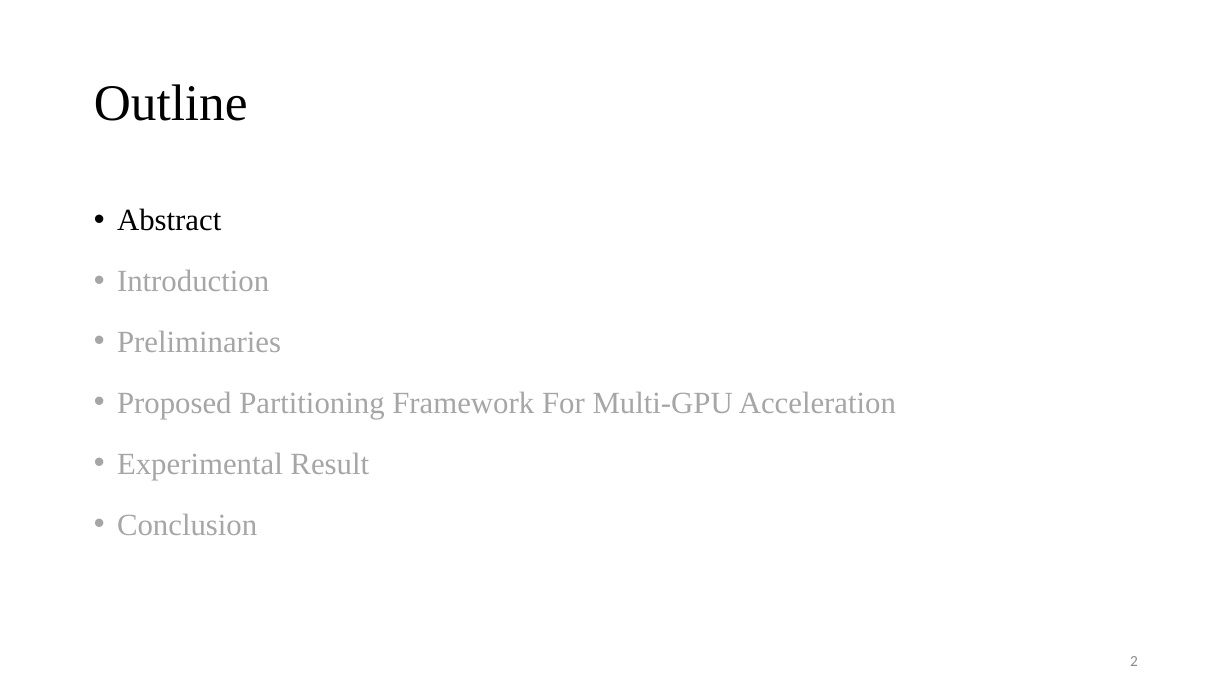
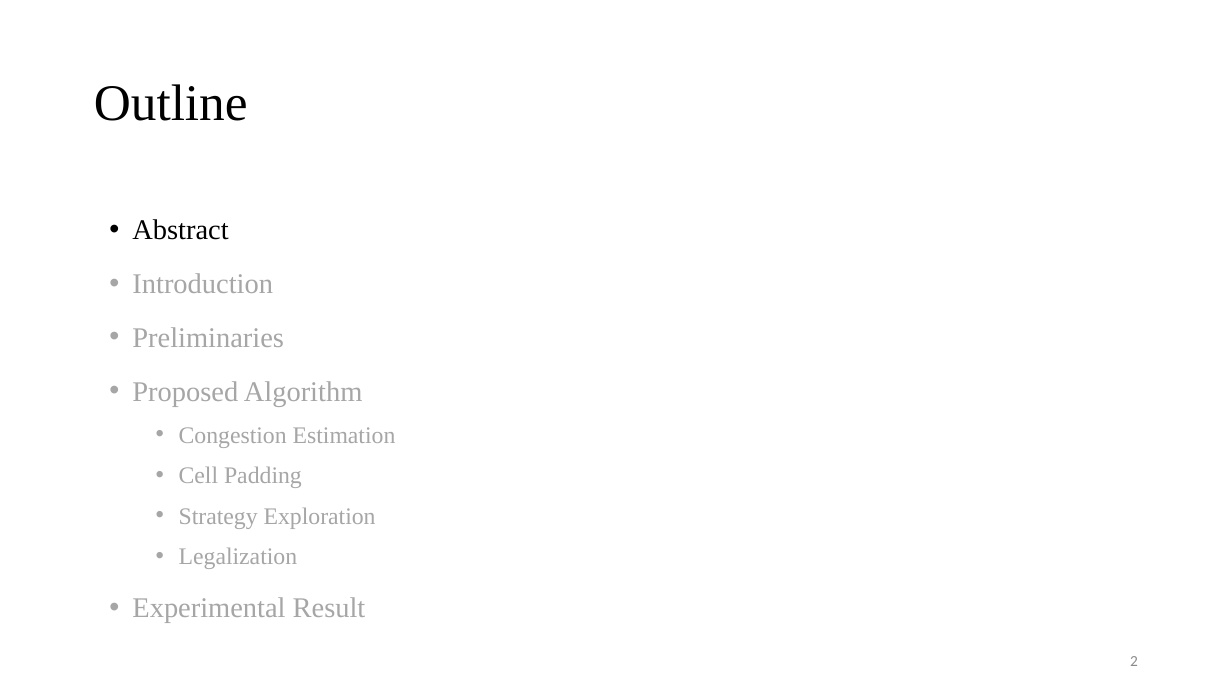
Before and after one commit to Pacific-Feng-Studuies/Studied-Papers, a slide deck: slide 3 of GM/Placement/PUFFER A Routability-Driven Placement Framework via Cell Padding/PUFFER A Routability-Driven Placement Framework via Cell Padding.pptx. Drawn at 1232x693 pixels with LibreOffice and Linux fonts; fonts in the diff are those of the drawing. Boxes give left, top, right and bottom in pixels: in the first picture for what was removed or moved away, otherwise in the second. Text is boxed around its words. In the diff, an @@ line names an element or a change of style, - is before the commit and + after.

```diff
--- a/GM/Placement/PUFFER A Routability-Driven Placement Framework via Cell Padding/PUFFER A Routability-Driven Placement Framework via Cell Padding.pptx
+++ b/GM/Placement/PUFFER A Routability-Driven Placement Framework via Cell Padding/PUFFER A Routability-Driven Placement Framework via Cell Padding.pptx
@@ text "Abstract": place and size @@
-text "Abstract" at [117,208,896,535]
+text "Abstract" at [132,219,396,623]
@@ text at [132,219,366,623]: size 24 to 22.2 pt in "Abstract", "Introduction", "Preliminaries", "Experimental Result"; line spacing 1.3 to 1.2 @@
@@ text at [132,381,396,569]: text changed; size 24 to 18.5 pt @@
-• Proposed Partitioning Framework For Multi-GPU Acceleration
+• Proposed Algorithm
+  • Congestion Estimation
+  • Cell Padding
+  • Strategy Exploration
+  • Legalization
@@ text at [117,514,257,535]: paragraph removed @@
-• Conclusion
```
Also in this commit, not shown: 4 other slides changed, 13 slides added, 1 other file.
